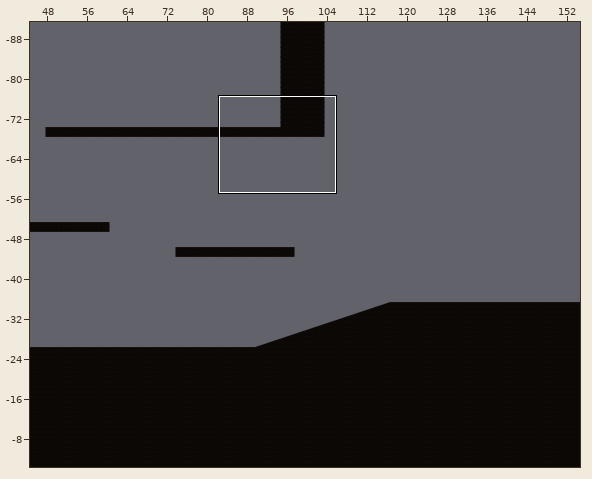
Tiled map -- Assets/Tiled/Level1TileMap/map1-1.tmx. The picture above shows the old version from afar; the outline marks the close-up.
Close-up. Earlier state:
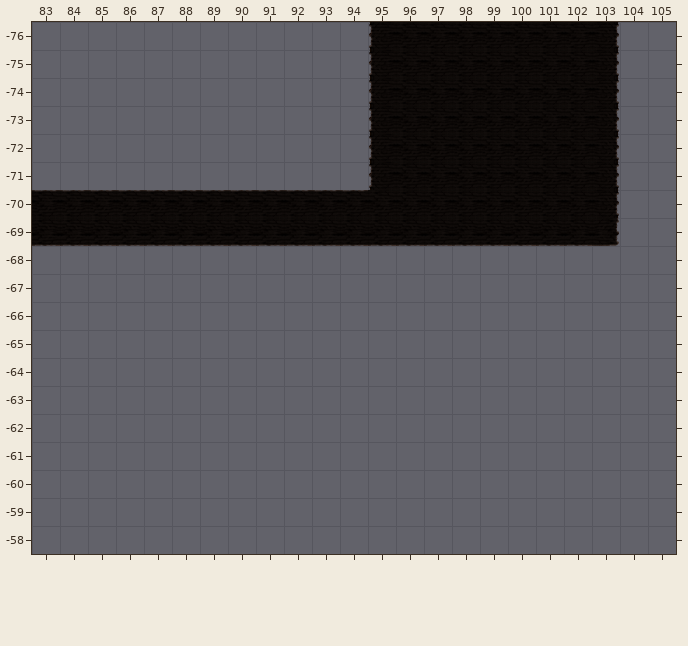
Cells are 256x256 px. Shown: x 83..105, y -76..-58. The commit also changed other parts of the map, which this record leaves out.
And afterwards:
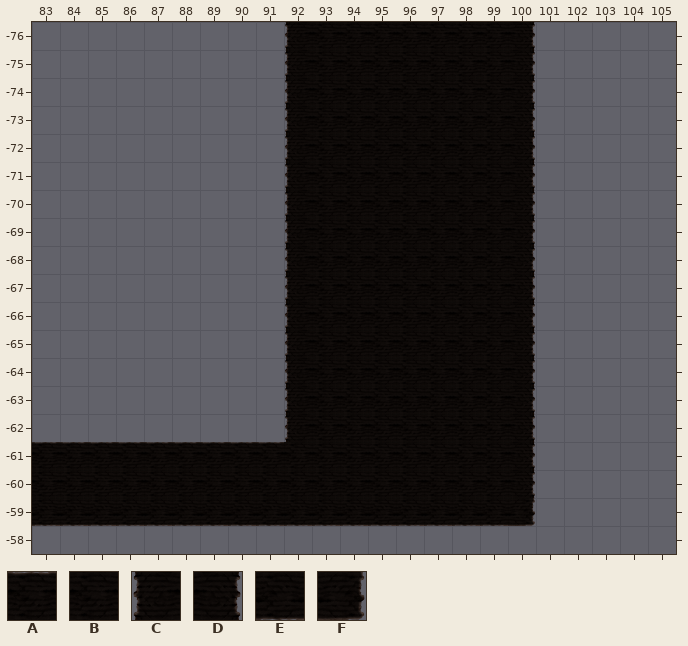
Key: from "Level1 Tileset": A 0, B 8, C 9, D 10, E 16, F 18.
_ is an empty cell, . an unchanged one.
Diff:
--- layer "ground"
@@ x 83..103 @@
--76 .........___C....BBBD
--75 .........___C....BBBD
--74 .........___C....BBBD
--73 .........___C....BBBD
--72 .........___C....BBBD
--71 .........___C....BBBD
--70 AAAAAAAAAAAA.....BBBD
--69 EEEEEEEEEEEEEEEEEEEEF
--68 ........._________...
--67 ........._________...
--66 ........._________...
--65 ........._________...
--64 ........._________...
--63 ........._________...
--62 ........._________...
--61 __________________...
--60 __________________...
--59 __________________...
+-76 .........CBBB....D___
+-75 .........CBBB....D___
+-74 .........CBBB....D___
+-73 .........CBBB....D___
+-72 .........CBBB....D___
+-71 .........CBBB....D___
+-70 _________CBB.....D___
+-69 _________CBBBBBBBD___
+-68 .........CBBBBBBBD...
+-67 .........CBBBBBBBD...
+-66 .........CBBBBBBBD...
+-65 .........CBBBBBBBD...
+-64 .........CBBBBBBBD...
+-63 .........CBBBBBBBD...
+-62 .........CBBBBBBBD...
+-61 AAAAAAAAABBBBBBBBD...
+-60 BBBBBBBBBBBBBBBBBD...
+-59 EEEEEEEEEEEEEEEEEF...
Where, in picture pixels (left, top, right, bottom), the same in both close-ups:
changed: (32, 22, 619, 526)
